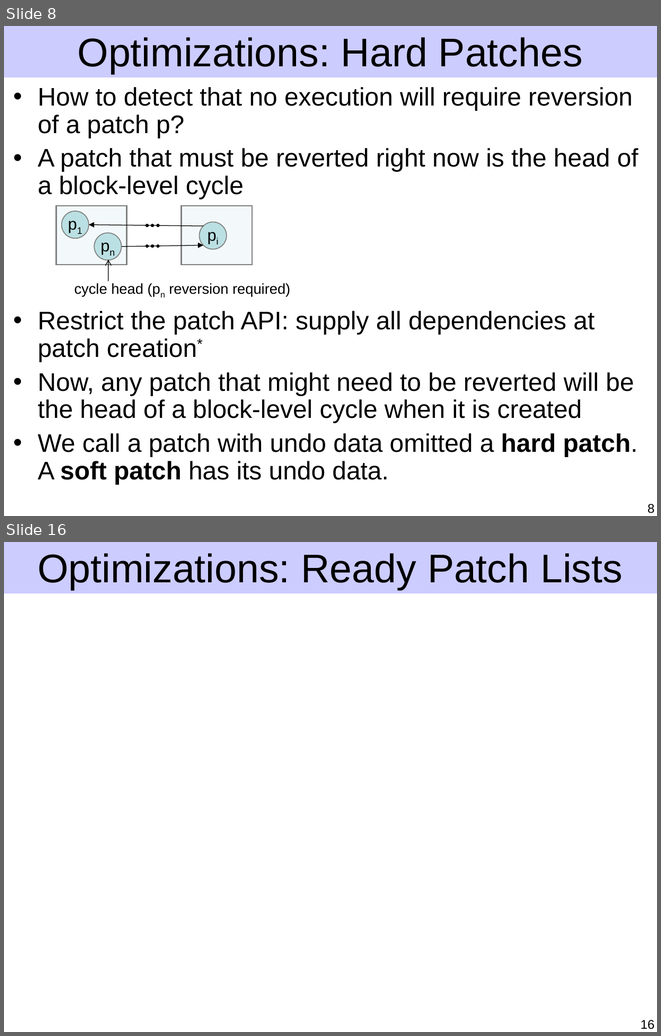
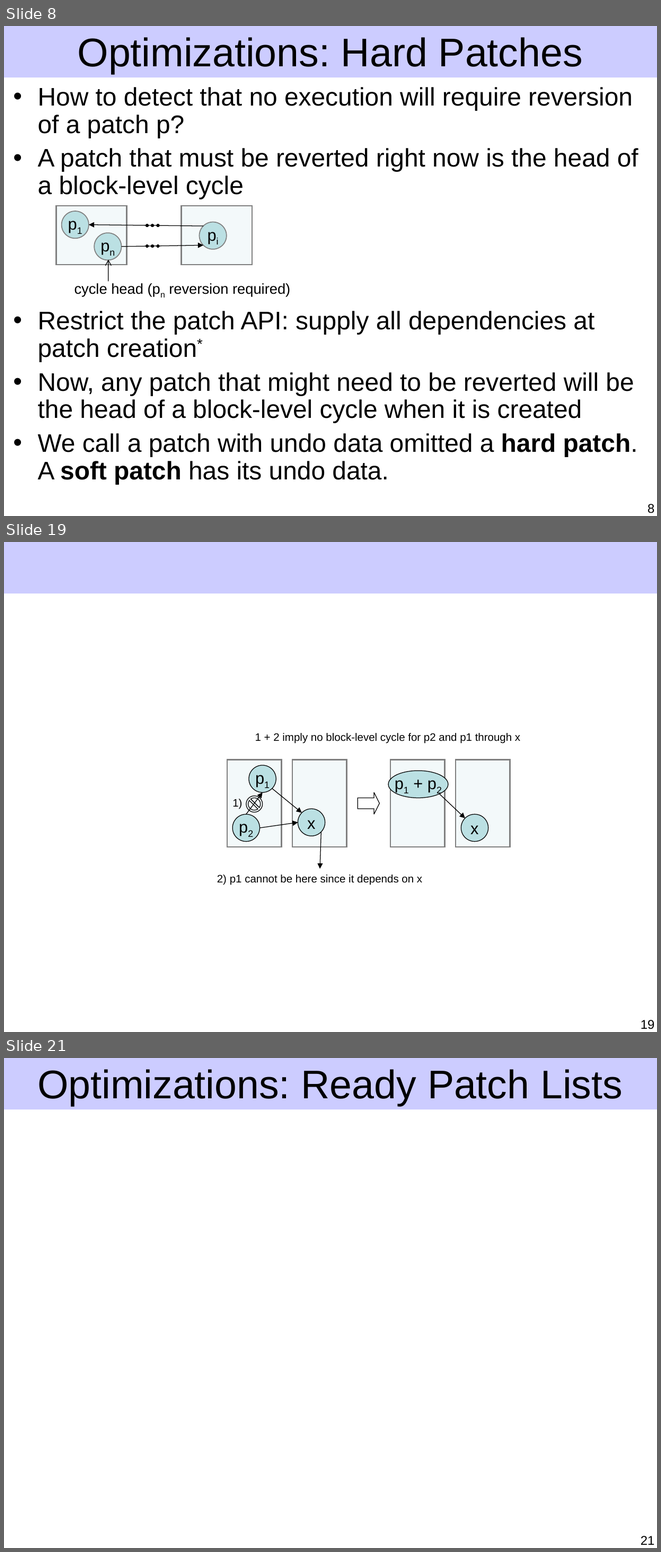
Before and after one commit to ucla-readable/fstitch-doc, a slide deck: sosp/pres.ppt. Shown one above the other, each under a label of ours: slides 8 and 16 before the commit, slides 8, 19 and 21 after it; the slides between them are not shown. The pictures are 661x1036 and 661x1552 pixels, drawn with LibreOffice and Linux fonts; fonts in the diff are those of the drawing. Boxes give left, top, right and bottom in pixels: in the first picture for what was removed or moved away, otherwise in the second. Text is boxed around its words. In the diff, an @@ line names an element or a change of style, - is before the commit and + after.

```diff
--- a/sosp/pres.ppt
+++ b/sosp/pres.ppt
@@ slide 19 added at (x1=4, y1=542, x2=657, y2=1032), background #FFFFFF; not listed: 1 template element that a slide beside it also shows @@
@@ text added at (x1=255, y1=733, x2=520, y2=743), 12 pt, text #000000 @@
+1 + 2 imply no block-level cycle for p2 and p1 through x
@@ rectangle added at (x1=227, y1=759, x2=282, y2=846), fill #BBE0E3 at 17% opacity, outline #808080 1.5 pt @@
@@ rectangle added at (x1=293, y1=759, x2=347, y2=846), fill #BBE0E3 at 17% opacity, outline #808080 1.5 pt @@
@@ rectangle added at (x1=390, y1=759, x2=445, y2=846), fill #BBE0E3 at 17% opacity, outline #808080 1.5 pt @@
@@ rectangle added at (x1=456, y1=759, x2=510, y2=846), fill #BBE0E3 at 17% opacity, outline #808080 1.5 pt @@
@@ ellipse added at (x1=249, y1=765, x2=276, y2=793), fill #BBE0E3, outline #000000 0.74 pt, 18 pt, text #000000 @@
+p1
@@ ellipse added at (x1=389, y1=770, x2=449, y2=798), fill #BBE0E3, outline #000000 0.74 pt, 18 pt, text #000000 @@
+p1 + p2
@@ arrow added from (246, 814) to (263, 792), #000000 0.74 pt @@
@@ no-entry sign added at (x1=246, y1=796, x2=263, y2=812), outline #000000 0.74 pt @@
@@ arrow added from (272, 788) to (302, 812), #000000 0.74 pt @@
@@ right arrow added at (x1=358, y1=792, x2=379, y2=814), outline #000000 0.74 pt @@
@@ arrow added from (440, 794) to (465, 818), #000000 0.74 pt @@
@@ text added at (x1=232, y1=799, x2=242, y2=809), 12 pt, text #000000 @@
+1)
@@ ellipse added at (x1=298, y1=809, x2=325, y2=836), fill #BBE0E3, outline #000000 0.74 pt, 18 pt, text #000000 @@
+x
@@ ellipse added at (x1=232, y1=814, x2=260, y2=841), fill #BBE0E3, outline #000000 0.74 pt, 18 pt, text #000000 @@
+p2
@@ arrow added from (260, 828) to (298, 822), #000000 0.74 pt @@
@@ ellipse added at (x1=461, y1=814, x2=488, y2=841), fill #BBE0E3, outline #000000 0.74 pt, 18 pt, text #000000 @@
+x
@@ arrow added from (321, 832) to (320, 868), #000000 0.74 pt @@
@@ text added at (x1=217, y1=874, x2=422, y2=885), 12 pt, text #000000 @@
+2) p1 cannot be here since it depends on x
@@ page number added at (x1=641, y1=1020, x2=655, y2=1029), 14 pt, text #000000 @@
+19
@@ what was slide 16 is now slide 21 @@
@@ page number at (x1=641, y1=1536, x2=655, y2=1545): text changed @@
-16
+21
```
Also in this commit, not shown: 7 slides changed, 5 other slides added, 1 slide removed.
